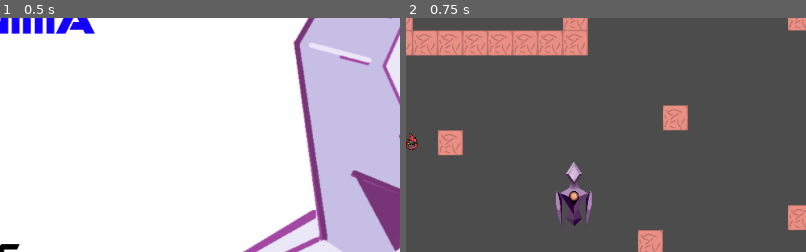
Above: before the commit, frames 1-2 (left to right).
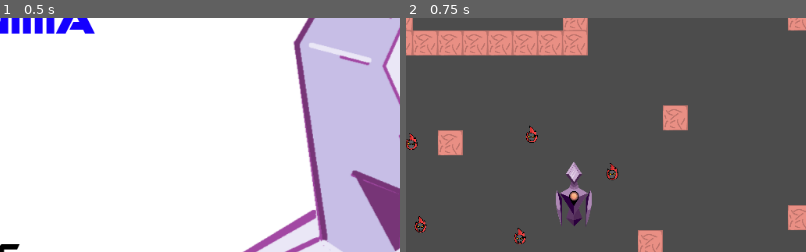
Above: after the commit, the same moments.

Repository: felipe-canales/LVAGames
Game: Godot game, scene res://nodos/MainMenu.tscn
Two runs of this game, one before a commit and one after it. Both use one fixed random seed, a clock stepped at 60 frames per second and the inputs below.
Inputs:
- Up to frame 1 (0.5 s): no input
- Up to frame 2 (0.75 s): tap Enter (enter) at 0.5, 0.6 s; hold D (player_right) from 0.53 s (still down)
The pictures show only the part of the screen within x 29-79%, y 17-67%; the shares and areas given below are measured in that part.

Frame 1 is identical in both runs. In frame 2, 0.5% of the frame differs, in the area x 2-53%, y 46-97%.

Commit message:
Agregando cambio de niveles

Diff:
--- /dev/null
+++ b/Chapters/Chapter1.gd
@@ -0,0 +1,34 @@
+extends Node2D
+
+var nivel1 = "res://Chapters/Chapter1/level_test.tscn"
+var nivel2 = "res://Chapters/Chapter1/level_test_2.tscn"
+
+var arreglo_niveles = [nivel1, nivel2]
+
+var actual_nivel
+var num_nivel
+
+
+func _ready():
+
+	num_nivel = 0
+	actual_nivel = arreglo_niveles[num_nivel]
+
+
+func init_level():
+
+	get_tree().change_scene(actual_nivel)
+
+func up_nivel():
+
+	num_nivel += 1
+	if num_nivel < len(arreglo_niveles):
+
+		actual_nivel = arreglo_niveles[num_nivel]
+		get_tree().change_scene(actual_nivel)
+	else:
+		get_parent().up_chapter()
+
+func _process(delta):
+
+	pass
--- a/level_test.tscn
+++ b/Chapters/Chapter1/level_test.tscn
@@ -2,9 +2,9 @@
 
 [ext_resource path="res://nodos/Player.tscn" type="PackedScene" id=1]
 [ext_resource path="res://nodos/Enemy.tscn" type="PackedScene" id=2]
-[ext_resource path="res://temp_assets/new_tileset.tres" type="TileSet" id=3]
-[ext_resource path="res://nodos/Gun.tscn" type="PackedScene" id=4]
-[ext_resource path="res://nodos/UI.tscn" type="PackedScene" id=5]
+[ext_resource path="res://nodos/Gun.tscn" type="PackedScene" id=3]
+[ext_resource path="res://nodos/UI.tscn" type="PackedScene" id=4]
+[ext_resource path="res://temp_assets/new_tileset.tres" type="TileSet" id=5]
 
 [node name="level_test" type="Node2D"]
 position = Vector2( 200, 112 )
@@ -61,4 +61,16 @@
 [node name="Enemy3" parent="Enemy_Group" instance=ExtResource( 2 )]
 position = Vector2( 477.589, 429.989 )
 
-[node name="UI" parent="." instance=ExtResource( 5 )]
+[node name="Enemy2" parent="Enemy_Group" instance=ExtResource( 2 )]
+position = Vector2( 476.07, 539.335 )
+
+[node name="Enemy7" parent="Enemy_Group" instance=ExtResource( 2 )]
+position = Vector2( 606.764, 561.228 )
+
+[node name="Enemy8" parent="Enemy_Group" instance=ExtResource( 2 )]
+position = Vector2( 625.34, 408.641 )
+
+[node name="Enemy9" parent="Enemy_Group" instance=ExtResource( 2 )]
+position = Vector2( 748.736, 462.378 )
+
+[node name="UI" parent="." instance=ExtResource( 4 )]
--- /dev/null
+++ b/Chapters/Chapter1/level_test_2.tscn
@@ -0,0 +1,29 @@
+[gd_scene load_steps=5 format=2]
+
+[ext_resource path="res://nodos/Player.tscn" type="PackedScene" id=1]
+[ext_resource path="res://nodos/Enemy.tscn" type="PackedScene" id=2]
+[ext_resource path="res://nodos/Gun.tscn" type="PackedScene" id=3]
+[ext_resource path="res://nodos/UI.tscn" type="PackedScene" id=4]
+
+[node name="level_test_2" type="Node2D"]
+
+[node name="Player" parent="." instance=ExtResource( 1 )]
+position = Vector2( 321, 162 )
+
+[node name="Gun" parent="Player" instance=ExtResource( 3 )]
+
+[node name="UI" parent="." instance=ExtResource( 4 )]
+
+[node name="Node" type="Node" parent="."]
+
+[node name="Enemy" parent="Node" instance=ExtResource( 2 )]
+position = Vector2( 173, 211 )
+
+[node name="Enemy4" parent="Node" instance=ExtResource( 2 )]
+position = Vector2( 153.843, 380.895 )
+
+[node name="Enemy3" parent="Node" instance=ExtResource( 2 )]
+position = Vector2( 448.58, 75.6319 )
+
+[node name="Enemy2" parent="Node" instance=ExtResource( 2 )]
+position = Vector2( 472.791, 300.895 )
--- /dev/null
+++ b/Chapters/Chapter2.gd
@@ -0,0 +1,34 @@
+extends Node2D
+
+var nivel1 = "res://Chapters/Chapter1/level_test.tscn"
+var nivel2 = "res://Chapters/Chapter1/level_test_2.tscn"
+
+var arreglo_niveles = [nivel1]
+
+var actual_nivel
+var num_nivel
+
+# Called when the node enters the scene tree for the first time.
+func _ready():
+
+	num_nivel = 0
+	actual_nivel = arreglo_niveles[num_nivel]
+
+
+func init_level():
+
+	get_tree().change_scene(actual_nivel)
+
+func up_nivel():
+
+	num_nivel += 1
+	if num_nivel < len(arreglo_niveles):
+
+		actual_nivel = arreglo_niveles[num_nivel]
+		get_tree().change_scene(actual_nivel)
+	else:
+		get_parent().up_chapter()
+
+func _process(delta):
+
+	pass
--- /dev/null
+++ b/Chapters/Chapters.tscn
@@ -0,0 +1,55 @@
+[gd_scene load_steps=4 format=2]
+
+[ext_resource path="res://Chapters/Chapter2.gd" type="Script" id=2]
+[ext_resource path="res://Chapters/Chapter1.gd" type="Script" id=3]
+
+[sub_resource type="GDScript" id=1]
+script/source = "extends Node2D
+
+var actual_chapter
+var num_chapter = 0
+var chapters
+
+var escena_inicio = \"res://nodos/MainMenu.tscn\"
+
+func _ready():
+
+	chapters = get_children()
+	actual_chapter = get_children()[num_chapter]
+	actual_chapter.init_level()
+
+func get_chapter():
+
+	return actual_chapter
+
+func up_chapter():
+
+	num_chapter += 1
+	if num_chapter < len(chapters):
+
+		actual_chapter = chapters[num_chapter]
+
+	else:
+		get_tree().change_scene(escena_inicio)
+
+func up_level():
+
+	var bullets = get_tree().get_nodes_in_group(\"Bullets\")
+	for bull in bullets:
+		bull.queue_free()
+	actual_chapter.up_nivel()
+
+func _process(delta):
+	pass
+"
+
+[node name="Chapters" type="Node2D" groups=[
+"Chapters",
+]]
+script = SubResource( 1 )
+
+[node name="Chapter1" type="Node2D" parent="."]
+script = ExtResource( 3 )
+
+[node name="Chapter2" type="Node2D" parent="."]
+script = ExtResource( 2 )
--- a/VBoxContainer.gd
+++ b/VBoxContainer.gd
@@ -72,4 +72,5 @@
 				for bull in bullets:
 					bull.queue_free()
 				get_tree().paused = false
+				get_tree().get_nodes_in_group("Chapters")[0].queue_free()
 				get_tree().change_scene(escena_inicio)
--- a/level_test_2.tscn
+++ /dev/null
@@ -1,20 +0,0 @@
-[gd_scene load_steps=5 format=2]
-
-[ext_resource path="res://nodos/Gun.tscn" type="PackedScene" id=1]
-[ext_resource path="res://nodos/UI.tscn" type="PackedScene" id=2]
-[ext_resource path="res://nodos/Enemy.tscn" type="PackedScene" id=3]
-[ext_resource path="res://nodos/Player.tscn" type="PackedScene" id=4]
-
-[node name="level_test_2" type="Node2D"]
-
-[node name="Player" parent="." instance=ExtResource( 4 )]
-position = Vector2( 321, 162 )
-
-[node name="Gun" parent="Player" instance=ExtResource( 1 )]
-
-[node name="UI" parent="." instance=ExtResource( 2 )]
-
-[node name="Node" type="Node" parent="."]
-
-[node name="Enemy" parent="Node" instance=ExtResource( 3 )]
-position = Vector2( 173, 211 )
--- a/nodos/MainMenu.gd
+++ b/nodos/MainMenu.gd
@@ -8,7 +8,7 @@
 var actual_boton = 0
 var boton
 
-var escena_inicio = "res://level_test.tscn"
+const chapter1 = preload("res://Chapters/Chapters.tscn")
 
 func _ready():
 	pass
@@ -52,7 +52,8 @@
 		match boton:
 
 			jugar:
-				get_tree().change_scene(escena_inicio)
+				var niv = chapter1.instance()
+				get_tree().get_root().add_child(niv)
 
 			opciones:
 				pass
--- a/nodos/Player.gd
+++ b/nodos/Player.gd
@@ -26,7 +26,10 @@
 
 		get_parent().get_node("UI").show_game_over()
 
+
 func _physics_process(delta):
+
+
 	var target_x = 0
 	var target_y = 0
 	# Set direction
@@ -73,7 +76,7 @@
 	#get_tree().paused = true
 
 	get_tree().reload_current_scene()
-
+	get_tree().get_nodes_in_group("Chapters")[0].up_level()
 
 func _on_DamageArea_body_entered(body):
 	if body.get_name().begins_with("Enemy"):
Renamed: level_test.gd -> Chapters/Chapter1/level_test.gd
Not shown: 2 places in Chapters/Chapter1/level_test.tscn that only renumber resources
